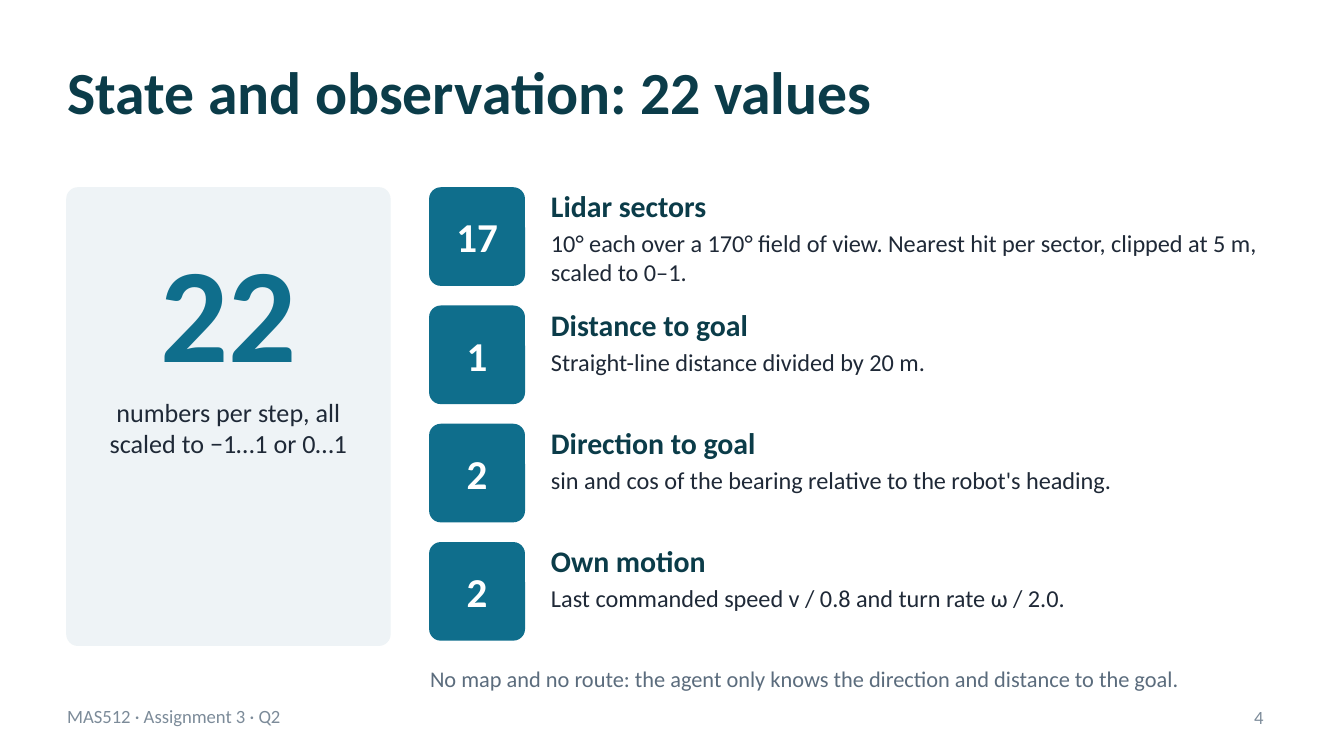
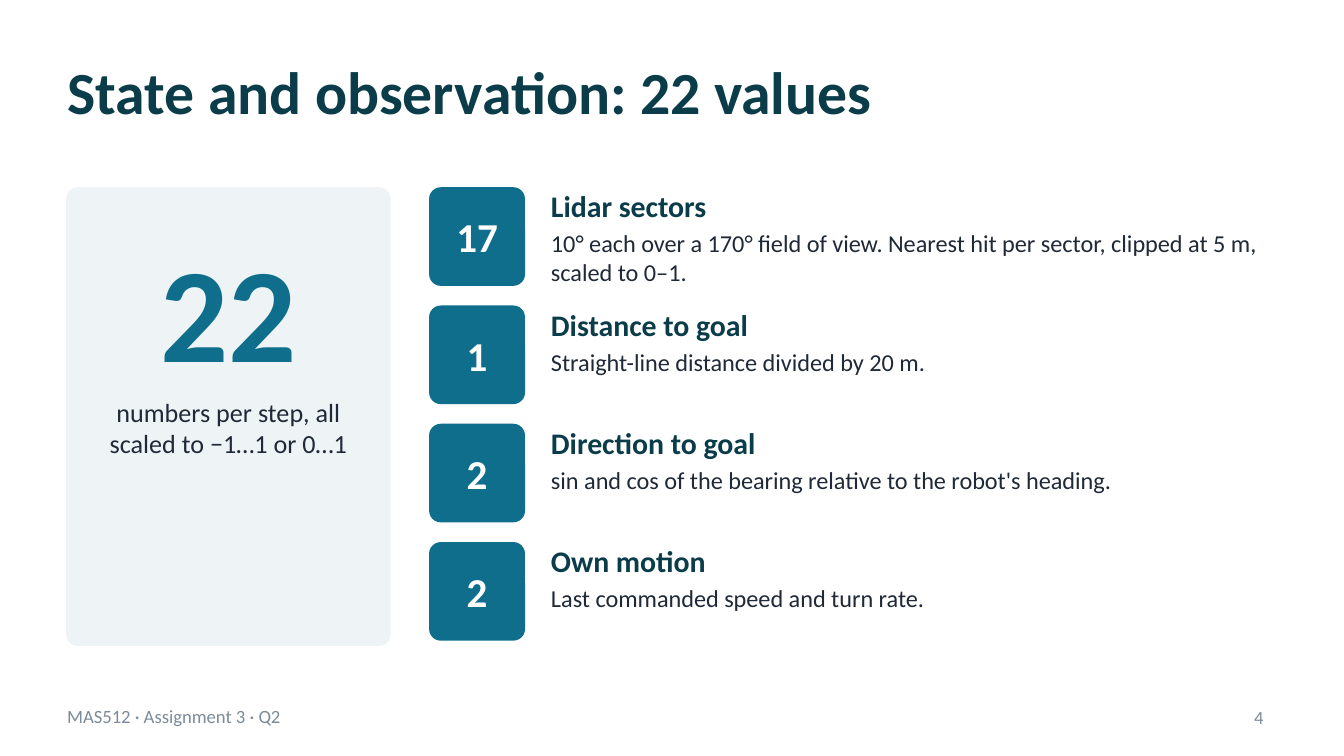
Before and after one commit to AreGundersen/MAS512, a slide deck: slide 4 of Assignment 3/MAS512_assignment3_gr5.pptx. Drawn at 1344x756 pixels with LibreOffice and Linux fonts; fonts in the diff are those of the drawing. Boxes give left, top, right and bottom in pixels: in the first picture for what was removed or moved away, otherwise in the second. Text is boxed around its words. In the diff, an @@ line names an element or a change of style, - is before the commit and + after.

```diff
--- a/Assignment 3/MAS512_assignment3_gr5.pptx
+++ b/Assignment 3/MAS512_assignment3_gr5.pptx
@@ text at <box>551,590,924,611</box>: text changed @@
-Last commanded speed v / 0.8 and turn rate ω / 2.0.
+Last commanded speed and turn rate.
@@ text removed at <box>430,671,1178,691</box> @@
-No map and no route: the agent only knows the direction and distance to the goal.
```
Also in this commit, not shown: 7 other slides changed, 1 slide added, 2 slides removed.
